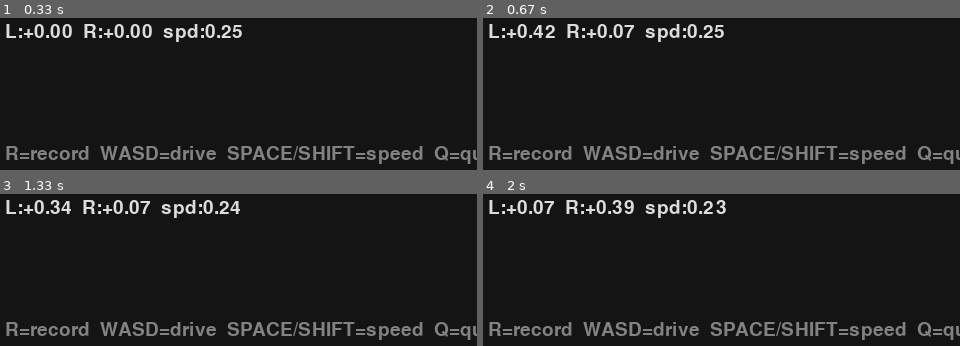
Above: before the commit, frames 1-4 (two rows, left to right).
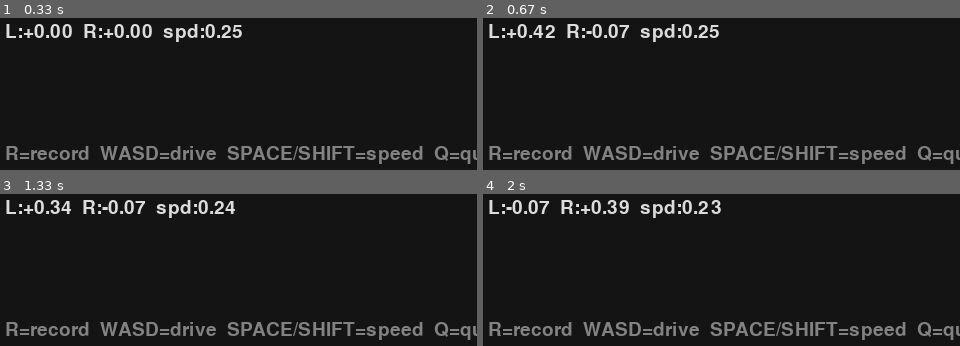
Above: after the commit, the same moments.

Repository: hchap1/drc
Game: pygame game, started from collect_data.py
Two runs of this game, one before a commit and one after it. Both use one fixed random seed, a clock stepped at 60 frames per second and the inputs below.
Inputs:
- Up to frame 1 (0.33 s): no input
- Up to frame 2 (0.67 s): hold D from 0.33 s (still down)
- Up to frame 3 (1.33 s): release D at 0.8 s; hold W 0.83-1.13 s; tap Shift at 0.9, 1.23 s; hold D from 1.17 s (still down)
- Up to frame 4 (2 s): tap Shift at 1.53, 1.73 s; release D at 1.63 s; hold A from 1.67 s (still down)

Frame 1 is identical in both runs. In frame 2, 1.6% of the frame differs, in the area x 21-51%, y 3-16%; in frame 3, 1.6%; in frame 4, 2.6%, in the area x 4-51%, y 3-16%.

Commit message:
fix: correct STEER_INNER sign convention, tune turning/speed/smoothing
STEER_INNER = -0.3 means the inside wheel gets a small reverse kick.
Old formula (target_l -= speed * STEER_INNER) double-negated, making
the inside wheel go *more* positive. Fixed to target_l += speed * STEER_INNER
so the value is a direct multiplier (negative = reverse).

Also: SPEED 0.3→0.25, RAMP_UP 0.3→0.2

Co-Authored-By: Claude Sonnet 4.6 <noreply@anthropic.com>

Diff:
--- a/collect_data.py
+++ b/collect_data.py
@@ -114,11 +114,11 @@
                 target_l -= speed
                 target_r -= speed
             if keys[pygame.K_a]:
-                target_l -= speed * STEER_INNER   # inside wheel (left)
-                target_r += speed * STEER_OUTER   # outside wheel (right)
+                target_l += speed * STEER_INNER   # inside wheel (negative = reverse)
+                target_r += speed * STEER_OUTER   # outside wheel
             if keys[pygame.K_d]:
-                target_l += speed * STEER_OUTER   # outside wheel (left)
-                target_r -= speed * STEER_INNER   # inside wheel (right)
+                target_l += speed * STEER_OUTER   # outside wheel
+                target_r += speed * STEER_INNER   # inside wheel (negative = reverse)
 
             if keys[pygame.K_SPACE]:  speed += dt / 10000
             if keys[pygame.K_LSHIFT]: speed -= dt / 10000
